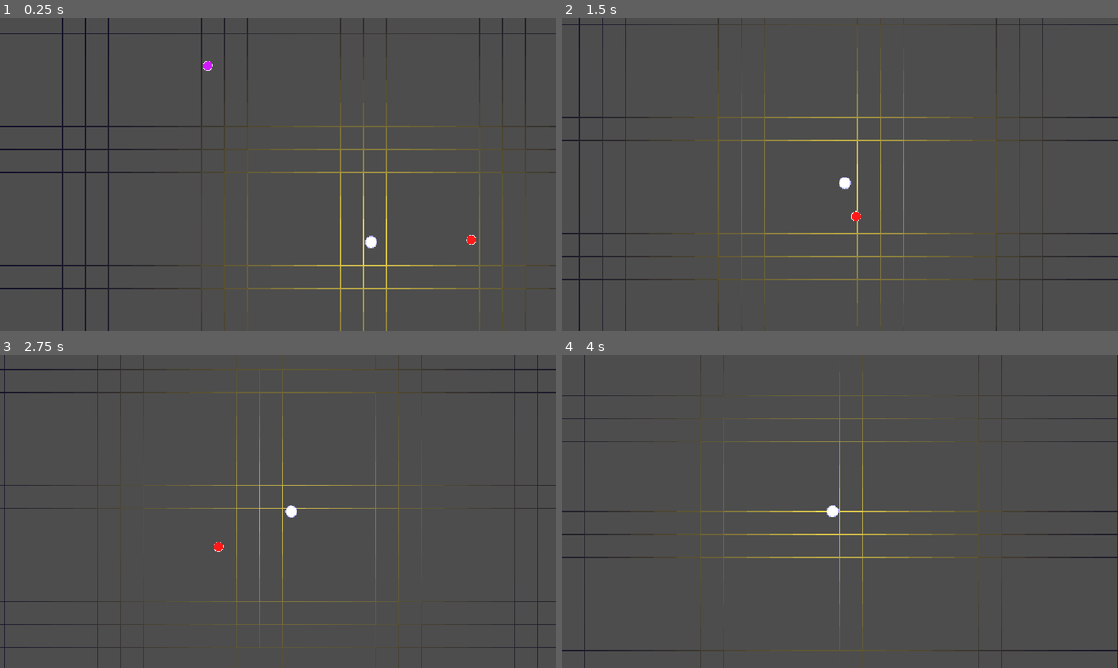
Above: before the commit, frames 1-4 (two rows, left to right).
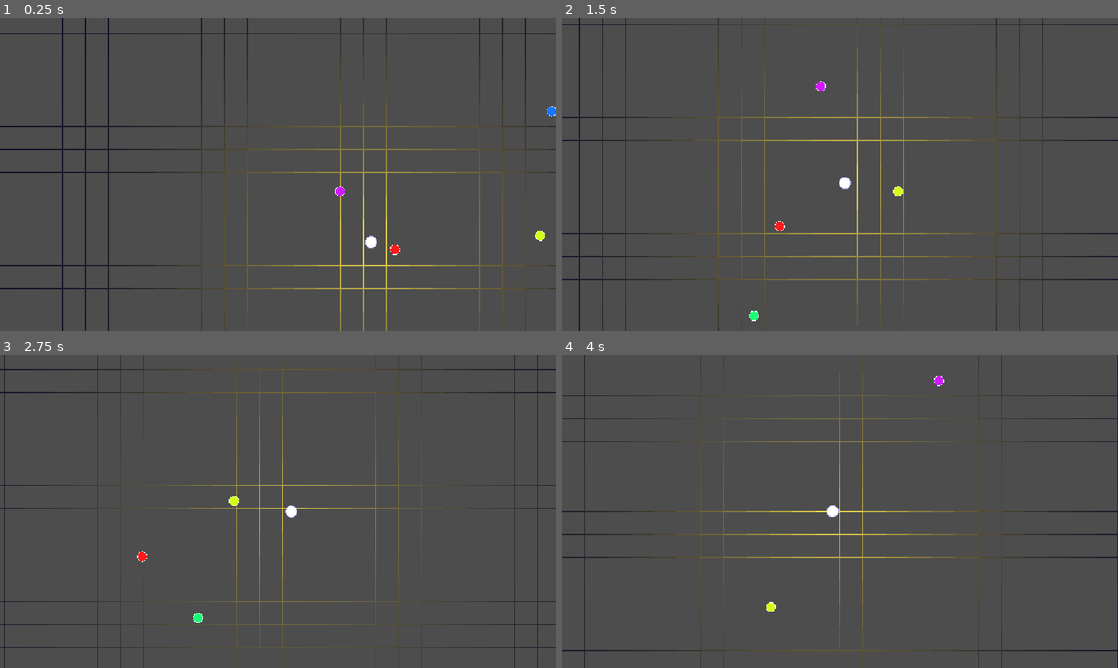
Above: after the commit, the same moments.

Repository: prime399/beatgrid-new
Game: Godot game, scene res://control.tscn
Same seed, same stepped clock (60 frames per second), same inputs: the game is played once before the commit and once after it.
Inputs:
- Up to frame 1 (0.25 s): no input
- Up to frame 2 (1.5 s): hold Right (ui_right) 0.53-1.28 s; hold Down (ui_down) from 1.28 s (still down)
- Up to frame 3 (2.75 s): release Down (ui_down) at 2.03 s; hold Right (ui_right) from 2.03 s (still down)
- Up to frame 4 (4 s): release Right (ui_right) at 2.78 s; hold Up (ui_up) 2.78-3.53 s; hold Left (ui_left) from 3.53 s (still down)

The runs differ from the first frame. In frame 1, 0.3% of the frame differs, in the area x 36-100%, y 13-76%; in frame 2, 0.2%; in frame 3, 0.2%; in frame 4, less than 0.1%.

Commit message:
Add rounded arena bounds and refactor visuals

Diff:
--- a/enemies.gd
+++ b/enemies.gd
@@ -2,39 +2,68 @@
 
 const ENEMY_COUNT = 5
 const SIZE = 10.0
-const ARENA_INSET = 52.0
 const MAP_W = 3200.0
 const MAP_H = 2400.0
+const ARENA_INSET = 52.0
+const CORNER_R = 95.0
 
 var enemies: Array = []
 
 func _ready() -> void:
-	var min_pos = Vector2(ARENA_INSET + SIZE * 2, ARENA_INSET + SIZE * 2)
-	var max_pos = Vector2(MAP_W, MAP_H) - min_pos
+	var center = Vector2(MAP_W / 2.0, MAP_H / 2.0)
 	for i in range(ENEMY_COUNT):
+		var offset = Vector2(randf_range(-400, 400), randf_range(-300, 300))
 		enemies.append({
-			"pos": Vector2(
-				randf_range(min_pos.x, max_pos.x),
-				randf_range(min_pos.y, max_pos.y)
-			),
+			"pos": center + offset,
 			"vel": Vector2.from_angle(randf() * TAU) * randf_range(60.0, 140.0),
 			"color": Color.from_hsv(float(i) / ENEMY_COUNT, 0.9, 1.0),
 		})
 
 func _process(delta: float) -> void:
-	var lo = Vector2(ARENA_INSET + SIZE, ARENA_INSET + SIZE)
-	var hi = Vector2(MAP_W - ARENA_INSET - SIZE, MAP_H - ARENA_INSET - SIZE)
-
 	for e in enemies:
+		var old_pos = e.pos
 		e.pos += e.vel * delta
-		if e.pos.x < lo.x or e.pos.x > hi.x:
-			e.vel.x *= -1
-			e.pos.x = clamp(e.pos.x, lo.x, hi.x)
-		if e.pos.y < lo.y or e.pos.y > hi.y:
-			e.vel.y *= -1
-			e.pos.y = clamp(e.pos.y, lo.y, hi.y)
+		e.pos = _clamp_rounded_rect(e.pos, SIZE)
+		if e.pos != old_pos + e.vel * delta:
+			var diff = e.pos - old_pos
+			if abs(diff.x) < 0.01:
+				e.vel.x *= -1
+			if abs(diff.y) < 0.01:
+				e.vel.y *= -1
 
 	queue_redraw()
+
+func _clamp_rounded_rect(pos: Vector2, margin: float) -> Vector2:
+	var x0 = ARENA_INSET + margin
+	var y0 = ARENA_INSET + margin
+	var x1 = MAP_W - ARENA_INSET - margin
+	var y1 = MAP_H - ARENA_INSET - margin
+	var r = CORNER_R - margin
+
+	pos.x = clamp(pos.x, x0, x1)
+	pos.y = clamp(pos.y, y0, y1)
+
+	var corners = [
+		Vector2(x0 + r, y0 + r),
+		Vector2(x1 - r, y0 + r),
+		Vector2(x1 - r, y1 - r),
+		Vector2(x0 + r, y1 - r),
+	]
+	for c in corners:
+		var in_corner = false
+		if c == corners[0] and pos.x < c.x and pos.y < c.y:
+			in_corner = true
+		elif c == corners[1] and pos.x > c.x and pos.y < c.y:
+			in_corner = true
+		elif c == corners[2] and pos.x > c.x and pos.y > c.y:
+			in_corner = true
+		elif c == corners[3] and pos.x < c.x and pos.y > c.y:
+			in_corner = true
+		if in_corner:
+			var offset = pos - c
+			if offset.length() > r:
+				pos = c + offset.normalized() * r
+	return pos
 
 func _draw() -> void:
 	for e in enemies:
--- a/player.gd
+++ b/player.gd
@@ -2,9 +2,10 @@
 
 const SPEED = 200.0
 const RADIUS = 12.0
-const ARENA_INSET = 52.0
 const MAP_W = 3200.0
 const MAP_H = 2400.0
+const ARENA_INSET = 52.0
+const CORNER_R = 95.0
 
 func _ready() -> void:
 	position = Vector2(MAP_W / 2.0, MAP_H / 2.0)
@@ -23,11 +24,43 @@
 	if dir != Vector2.ZERO:
 		position += dir.normalized() * SPEED * delta
 
-	position.x = clamp(position.x, ARENA_INSET + RADIUS, MAP_W - ARENA_INSET - RADIUS)
-	position.y = clamp(position.y, ARENA_INSET + RADIUS, MAP_H - ARENA_INSET - RADIUS)
-
+	position = _clamp_rounded_rect(position, RADIUS)
 	get_node("../Grid").update_player_pos(position)
 	queue_redraw()
+
+func _clamp_rounded_rect(pos: Vector2, margin: float) -> Vector2:
+	var x0 = ARENA_INSET + margin
+	var y0 = ARENA_INSET + margin
+	var x1 = MAP_W - ARENA_INSET - margin
+	var y1 = MAP_H - ARENA_INSET - margin
+	var r = CORNER_R - margin
+
+	pos.x = clamp(pos.x, x0, x1)
+	pos.y = clamp(pos.y, y0, y1)
+
+	var corners = [
+		Vector2(x0 + r, y0 + r),
+		Vector2(x1 - r, y0 + r),
+		Vector2(x1 - r, y1 - r),
+		Vector2(x0 + r, y1 - r),
+	]
+	for c in corners:
+		var dx = pos.x - c.x
+		var dy = pos.y - c.y
+		var in_corner = false
+		if c == corners[0] and pos.x < c.x and pos.y < c.y:
+			in_corner = true
+		elif c == corners[1] and pos.x > c.x and pos.y < c.y:
+			in_corner = true
+		elif c == corners[2] and pos.x > c.x and pos.y > c.y:
+			in_corner = true
+		elif c == corners[3] and pos.x < c.x and pos.y > c.y:
+			in_corner = true
+		if in_corner:
+			var offset = pos - c
+			if offset.length() > r:
+				pos = c + offset.normalized() * r
+	return pos
 
 func _draw() -> void:
 	draw_circle(Vector2.ZERO, RADIUS, Color.WHITE)
--- a/sound_bars.gd
+++ b/sound_bars.gd
@@ -1,93 +1,120 @@
 # sound_bars.gd
 extends Node2D
 
-const BAR_COUNT     = 28
 const STRIP_SIZE    = 52
-const MAX_H         = 44
-const MIN_H         = 4
-const BAR_GAP       = 2
-const LERP_SPEED    = 0.18
 const MAP_W         = 3200.0
 const MAP_H         = 2400.0
+const LERP_SPEED    = 0.18
 
-const SIDE_COLORS = [
-	[Color(0.31, 0.0, 1.0), Color(1.0, 0.0, 0.71)],   # bottom
-	[Color(0.31, 0.0, 1.0), Color(1.0, 0.0, 0.71)],   # top
-	[Color(0.31, 0.0, 1.0), Color(1.0, 0.0, 0.71)],   # left
-	[Color(1.0, 0.0, 0.71), Color(0.31, 0.0, 1.0)],   # right
-]
+const CELL          = 5
+const GAP           = 1
+const STEP          = CELL + GAP
+const DEPTH         = int(STRIP_SIZE / STEP)
 
-var current_heights : Array = []
-var target_heights  : Array = []
-var time_elapsed    : float = 0.0
+const BAR_COLOR     = Color(0.0, 0.75, 0.85)
+const BAR_DIM       = Color(0.02, 0.06, 0.08)
+const BORDER_COLOR  = Color(0.0, 0.55, 0.65)
+const STRIP_BG      = Color(0.008, 0.008, 0.04)
+
+var h_count: int
+var v_count: int
+var current_levels: Array = []
+var target_levels: Array = []
+var time_elapsed: float = 0.0
 
 func _ready():
-	for _i in range(4 * BAR_COUNT):
-		current_heights.append(MIN_H)
-		target_heights.append(MIN_H)
+	h_count = int(MAP_W / STEP)
+	v_count = int(MAP_H / STEP)
+	var total = 2 * h_count + 2 * v_count
+	for _i in range(total):
+		current_levels.append(0.0)
+		target_levels.append(0.0)
 
 func on_beat():
-	for i in range(4 * BAR_COUNT):
-		var center_bias = 1.0 - abs((i % BAR_COUNT) - BAR_COUNT / 2.0) / (BAR_COUNT / 2.0)
-		var base_h      = randf_range(MIN_H, MAX_H)
-		target_heights[i] = clamp(base_h + center_bias * 12.0, MIN_H, MAX_H)
+	for i in range(h_count):
+		var bias = 1.0 - abs(float(i) - h_count / 2.0) / (h_count / 2.0)
+		target_levels[i] = clamp(randf() + bias * 0.3, 0.0, 1.0)
+		target_levels[h_count + i] = clamp(randf() + bias * 0.3, 0.0, 1.0)
+	for i in range(v_count):
+		var bias = 1.0 - abs(float(i) - v_count / 2.0) / (v_count / 2.0)
+		target_levels[2 * h_count + i] = clamp(randf() + bias * 0.3, 0.0, 1.0)
+		target_levels[2 * h_count + v_count + i] = clamp(randf() + bias * 0.3, 0.0, 1.0)
 	queue_redraw()
 
 func _process(delta):
 	time_elapsed += delta
 	var changed = false
-	for i in range(4 * BAR_COUNT):
-		var new_h = lerpf(current_heights[i], target_heights[i], LERP_SPEED) \
-					+ sin(time_elapsed * 6.0 + i * 0.4) * 1.5
-		new_h = clamp(new_h, MIN_H, MAX_H)
-		if abs(new_h - current_heights[i]) > 0.1:
+	for i in range(current_levels.size()):
+		var new_v = lerpf(current_levels[i], target_levels[i], LERP_SPEED) \
+					+ sin(time_elapsed * 6.0 + i * 0.3) * 0.03
+		new_v = clamp(new_v, 0.0, 1.0)
+		if abs(new_v - current_levels[i]) > 0.005:
 			changed = true
-		current_heights[i] = new_h
+		current_levels[i] = new_v
 	if changed:
 		queue_redraw()
 
 func _draw():
 	var W = MAP_W
 	var H = MAP_H
-	var bar_w = (W - BAR_GAP * (BAR_COUNT - 1)) / BAR_COUNT
 
-	draw_rect(Rect2(0, H - STRIP_SIZE, W, STRIP_SIZE), Color(0.008, 0.008, 0.04))
-	draw_rect(Rect2(0, 0, W, STRIP_SIZE),              Color(0.008, 0.008, 0.04))
-	draw_rect(Rect2(0, 0, STRIP_SIZE, H),              Color(0.008, 0.008, 0.04))
-	draw_rect(Rect2(W - STRIP_SIZE, 0, STRIP_SIZE, H), Color(0.008, 0.008, 0.04))
+	draw_rect(Rect2(0, H - STRIP_SIZE, W, STRIP_SIZE), STRIP_BG)
+	draw_rect(Rect2(0, 0, W, STRIP_SIZE), STRIP_BG)
+	draw_rect(Rect2(0, 0, STRIP_SIZE, H), STRIP_BG)
+	draw_rect(Rect2(W - STRIP_SIZE, 0, STRIP_SIZE, H), STRIP_BG)
 
-	_draw_bars_horizontal(0, W, H, bar_w, false, 0)
-	_draw_bars_horizontal(BAR_COUNT, W, H, bar_w, true, 1)
-	_draw_bars_vertical(2 * BAR_COUNT, W, H, bar_w, false, 2)
-	_draw_bars_vertical(3 * BAR_COUNT, W, H, bar_w, true, 3)
+	# bottom - lit cells near the arena border
+	for i in range(h_count):
+		var lit = int(current_levels[i] * DEPTH)
+		var x = i * STEP
+		for s in range(DEPTH):
+			var sy = H - (s + 1) * STEP
+			var c = BAR_COLOR if s >= (DEPTH - lit) else BAR_DIM
+			draw_rect(Rect2(x, sy, CELL, CELL), c)
 
-	var lc = Color(0.157, 0.157, 0.392)
-	draw_line(Vector2(STRIP_SIZE, STRIP_SIZE),
-			  Vector2(W - STRIP_SIZE, STRIP_SIZE), lc, 1.0)
-	draw_line(Vector2(STRIP_SIZE, H - STRIP_SIZE),
-			  Vector2(W - STRIP_SIZE, H - STRIP_SIZE), lc, 1.0)
-	draw_line(Vector2(STRIP_SIZE, STRIP_SIZE),
-			  Vector2(STRIP_SIZE, H - STRIP_SIZE), lc, 1.0)
-	draw_line(Vector2(W - STRIP_SIZE, STRIP_SIZE),
-			  Vector2(W - STRIP_SIZE, H - STRIP_SIZE), lc, 1.0)
+	# top - lit cells near the arena border
+	for i in range(h_count):
+		var lit = int(current_levels[h_count + i] * DEPTH)
+		var x = i * STEP
+		for s in range(DEPTH):
+			var sy = s * STEP
+			var c = BAR_COLOR if s >= (DEPTH - lit) else BAR_DIM
+			draw_rect(Rect2(x, sy, CELL, CELL), c)
 
-func _draw_bars_horizontal(offset, W, H, bar_w, flip, side_idx):
-	for i in range(BAR_COUNT):
-		var h   = current_heights[offset + i]
-		var x   = i * (bar_w + BAR_GAP)
-		var y   = H - STRIP_SIZE if not flip else 0.0
-		var rect = Rect2(x, y if flip else y + STRIP_SIZE - h, bar_w, h)
-		var c   = SIDE_COLORS[side_idx][0].lerp(
-					  SIDE_COLORS[side_idx][1], float(i) / BAR_COUNT)
-		draw_rect(rect, c)
+	# left - lit cells near the arena border
+	for i in range(v_count):
+		var lit = int(current_levels[2 * h_count + i] * DEPTH)
+		var y = i * STEP
+		for s in range(DEPTH):
+			var sx = s * STEP
+			var c = BAR_COLOR if s >= (DEPTH - lit) else BAR_DIM
+			draw_rect(Rect2(sx, y, CELL, CELL), c)
 
-func _draw_bars_vertical(offset, W, H, bar_w, flip, side_idx):
-	var bar_h_each = (H - BAR_GAP * (BAR_COUNT - 1)) / BAR_COUNT
-	for i in range(BAR_COUNT):
-		var w   = current_heights[offset + i]
-		var y   = i * (bar_h_each + BAR_GAP)
-		var x   = 0.0 if not flip else W - STRIP_SIZE
-		var rect = Rect2(x if not flip else W - w, y, w, bar_h_each)
-		var c   = SIDE_COLORS[side_idx][0].lerp(
-					  SIDE_COLORS[side_idx][1], float(i) / BAR_COUNT)
-		draw_rect(rect, c)
+	# right - lit cells near the arena border
+	for i in range(v_count):
+		var lit = int(current_levels[2 * h_count + v_count + i] * DEPTH)
+		var y = i * STEP
+		for s in range(DEPTH):
+			var sx = W - (s + 1) * STEP
+			var c = BAR_COLOR if s >= (DEPTH - lit) else BAR_DIM
+			draw_rect(Rect2(sx, y, CELL, CELL), c)
+
+	_draw_rounded_border(W, H)
+
+func _draw_rounded_border(W, H):
+	var r = 95.0
+	var x0 = STRIP_SIZE
+	var y0 = STRIP_SIZE
+	var x1 = W - STRIP_SIZE
+	var y1 = H - STRIP_SIZE
+	var segs = 16
+
+	draw_line(Vector2(x0 + r, y0), Vector2(x1 - r, y0), BORDER_COLOR, 1.0)
+	draw_line(Vector2(x0 + r, y1), Vector2(x1 - r, y1), BORDER_COLOR, 1.0)
+	draw_line(Vector2(x0, y0 + r), Vector2(x0, y1 - r), BORDER_COLOR, 1.0)
+	draw_line(Vector2(x1, y0 + r), Vector2(x1, y1 - r), BORDER_COLOR, 1.0)
+
+	draw_arc(Vector2(x0 + r, y0 + r), r, PI, 1.5 * PI, segs, BORDER_COLOR, 1.0)
+	draw_arc(Vector2(x1 - r, y0 + r), r, 1.5 * PI, TAU, segs, BORDER_COLOR, 1.0)
+	draw_arc(Vector2(x1 - r, y1 - r), r, 0, 0.5 * PI, segs, BORDER_COLOR, 1.0)
+	draw_arc(Vector2(x0 + r, y1 - r), r, 0.5 * PI, PI, segs, BORDER_COLOR, 1.0)
